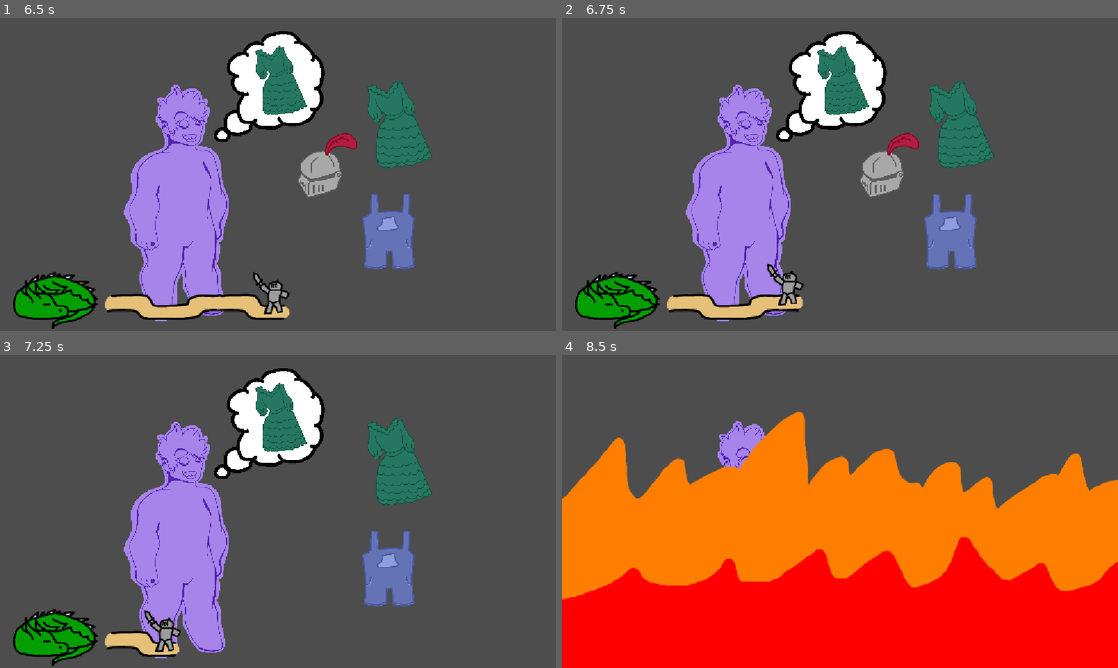
Above: before the commit, frames 1-4 (two rows, left to right).
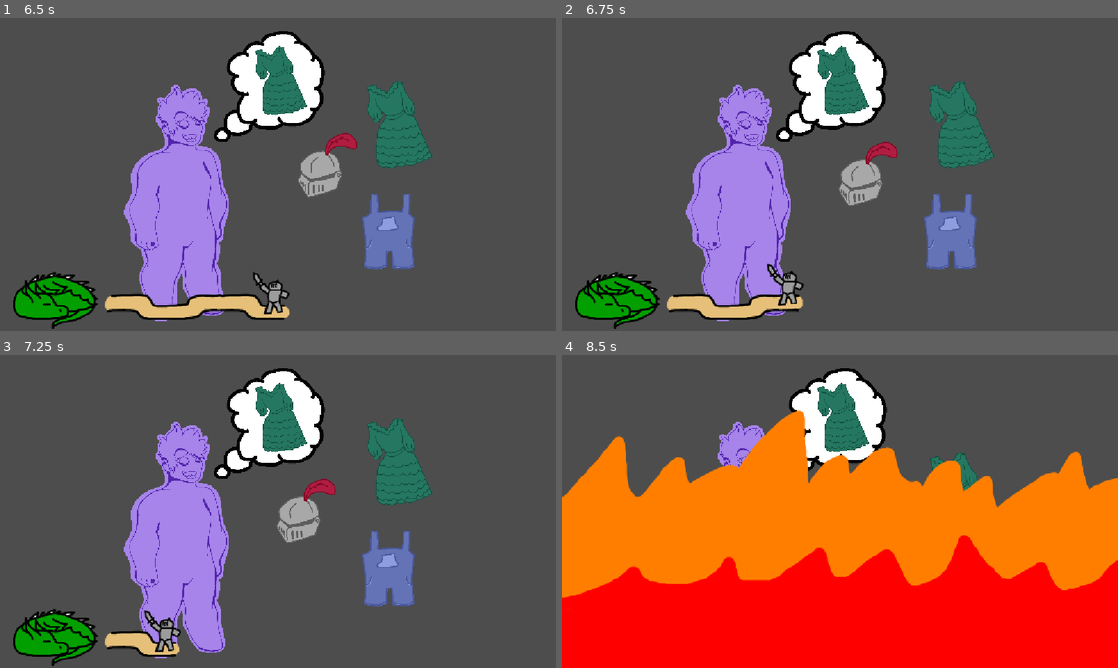
Above: after the commit, the same moments.

Repository: Sharpy796/acm-gamejam-2026
Game: Godot game, scene res://scenes/titlescreen.tscn
The game is run twice, just before and just after one commit, with the same random seed, the same clock (stepped at 60 frames per second) and the same inputs.
Inputs (mouse positions are in pixels of both pictures, inside the frame that each line leads up to):
- Up to frame 1 (6.5 s): click (355, 243) at 0.5 s; click (166, 177) at 1.25 s; tap Enter at 2, 5 s; move the mouse to (400, 158) at 2.02 s; click (400, 158) at 2.17 s; tap Space at 2.27, 2.75, 5.27, 5.75 s; drag from (166, 190) to (250, 237) at 2.77 s; move the mouse to (333, 105) at 3.52 s; click (333, 105) at 3.67 s; drag from (250, 237) to (111, 127) at 4.27 s; move the mouse to (444, 221) at 5.02 s; click (444, 221) at 5.17 s; drag from (111, 127) to (194, 96) at 5.77 s
- Up to frame 2 (6.75 s): tap Enter at 6.5 s; move the mouse to (867, 174) at 6.52 s; click (867, 174) at 6.67 s
- Up to frame 3 (7.25 s): no input
- Up to frame 4 (8.5 s): tap Space at 7.25, 8.27 s; drag from (756, 433) to (728, 527) at 7.27 s; move the mouse to (962, 495) at 8.02 s; click (962, 495) at 8.17 s

Frame 1 is identical in both runs. In frame 2, 1.3% of the frame differs, in the area x 49-65%, y 36-60%; in frame 3, 0.9%; in frame 4, 5.8%, in the area x 0-100%, y 4-79%.

Commit message:
feat: Made dressup minigame a click n drag

Diff:
--- a/scenes/minigames/dressUp/minigameDressUp.gd
+++ b/scenes/minigames/dressUp/minigameDressUp.gd
@@ -1,11 +1,15 @@
 extends AnimatedSprite2D
 
 signal minigame_completed
+signal found_0
+signal found_1
+signal found_2
 @onready var timer: Timer = get_node("Timer")
 @onready var clothing: AnimatedSprite2D = get_node("Clothing")
 @onready var thought: AnimatedSprite2D = get_node("Thought")
 var random = RandomNumberGenerator.new()
 var outfit = -1
+var succeeded = false
 
 # Called when the node enters the scene tree for the first time.
 func _ready() -> void:
@@ -24,6 +28,7 @@
 	Globals.transitionOutOfMinigame()
 
 func succeed():
+	succeeded = true
 	thought.hide()
 	clothing.show()
 	clothing.frame = outfit
@@ -58,3 +63,21 @@
 		succeed()
 	else:
 		angry()
+
+
+func _on_area_2d_0_area_shape_entered(area_rid: RID, area: Area2D, area_shape_index: int, local_shape_index: int) -> void:
+	if outfit == 0 and not succeeded and area.name == "Area2DMatt":
+		found_0.emit()
+		succeed()
+
+
+func _on_area_2d_1_area_shape_entered(area_rid: RID, area: Area2D, area_shape_index: int, local_shape_index: int) -> void:
+	if outfit == 1 and not succeeded and area.name == "Area2DMatt":
+		found_1.emit()
+		succeed()
+
+
+func _on_area_2d_2_area_shape_entered(area_rid: RID, area: Area2D, area_shape_index: int, local_shape_index: int) -> void:
+	if outfit == 2 and not succeeded and area.name == "Area2DMatt":
+		found_2.emit()
+		succeed()
--- a/scenes/minigames/dressUp/minigameDressUp.tscn
+++ b/scenes/minigames/dressUp/minigameDressUp.tscn
@@ -92,19 +92,22 @@
 position = Vector2(747.4379, -1013.39703)
 sprite_frames = SubResource("SpriteFrames_hjb8m")
 
+[node name="Area2DMatt" type="Area2D" parent="AnimatedSprite2D" unique_id=1645694604]
+
+[node name="CollisionPolygon2D" type="CollisionPolygon2D" parent="AnimatedSprite2D/Area2DMatt" unique_id=746040615]
+polygon = PackedVector2Array(-103.202515, -1053.5254, -262.3064, -911.6221, -275.20667, -670.8162, -197.80481, -528.9127, -460.1112, -339.70825, -563.3137, 116.102905, -485.91187, 387.0094, -421.41028, 464.41125, -417.11023, 731.0177, -339.70825, 1057.8256, -159.10388, 1100.8268, -30.100708, 1006.2245, -60.201416, 752.5182, 90.302246, 1014.8246, 348.30847, 1044.9254, 387.0094, 937.4227, 326.80798, 391.30957, 430.01062, 38.700928, 309.60754, -460.11108, 150.50366, -498.812, 249.40613, -847.1205, 90.302246, -1044.9253)
+
 [node name="Outfit0" type="Sprite2D" parent="." unique_id=1157564875]
 position = Vector2(827.82404, 220.78767)
 scale = Vector2(0.2942874, 0.2942874)
 texture = ExtResource("10_t86n1")
 script = ExtResource("5_068jf")
 
-[node name="ButtonOutfit0" type="Button" parent="Outfit0" unique_id=793473081]
-modulate = Color(1, 1, 1, 0)
-offset_left = -218.91943
-offset_top = -313.7839
-offset_right = 218.91943
-offset_bottom = 313.78384
-metadata/_edit_use_anchors_ = true
+[node name="Area2D0" type="Area2D" parent="Outfit0" unique_id=834585775]
+position = Vector2(-547, -287)
+
+[node name="CollisionPolygon2D" type="CollisionPolygon2D" parent="Outfit0/Area2D0" unique_id=1756100608]
+polygon = PackedVector2Array(316.53125, 22.6745, 374.29785, -1.1117554, 455.85083, 53.256836, 517.0156, -28.296082, 578.1802, -14.703918, 598.5686, 63.45099, 663.13135, 155.198, 652.937, 223.15881, 788.85864, 518.78815, 666.5293, 573.1568, 486.4331, 600.3411, 377.69604, 579.9528, 384.49194, 348.88623, 411.67627, 274.1294, 360.7058, 277.5274, 316.53125, 189.1784, 330.12354, 107.62549)
 
 [node name="Outfit1" type="Sprite2D" parent="." unique_id=568203326]
 position = Vector2(677.82416, 305.7877)
@@ -112,13 +115,11 @@
 texture = ExtResource("12_g36te")
 script = ExtResource("6_yh0pg")
 
-[node name="ButtonOutfit1" type="Button" parent="Outfit1" unique_id=1532678503]
-modulate = Color(1, 1, 1, 0)
-offset_left = -153.24329
-offset_top = -167.83783
-offset_right = 153.24329
-offset_bottom = 167.83783
-metadata/_edit_use_anchors_ = true
+[node name="Area2D1" type="Area2D" parent="Outfit1" unique_id=550116156]
+position = Vector2(-153.24329, -167.83783)
+
+[node name="CollisionPolygon2D" type="CollisionPolygon2D" parent="Outfit1/Area2D1" unique_id=443381639]
+polygon = PackedVector2Array(139.01831, 87.756775, 68.188354, 97.52643, 4.685669, 161.02911, 19.340088, 207.43494, -0.19909668, 241.62872, 53.533936, 334.44037, 207.40588, 290.477, 236.71484, 204.99255, 214.73315, 129.27777, 170.76965, 97.52643, 214.73315, 75.54474, 302.6599, 92.6416, 312.42957, 51.120605, 266.0238, -2.6124878, 187.86658, 9.599609, 143.9032, 60.89026)
 
 [node name="Outfit2" type="Sprite2D" parent="." unique_id=303766211]
 position = Vector2(805, 442)
@@ -126,26 +127,30 @@
 texture = ExtResource("14_e26u1")
 script = ExtResource("7_iltkt")
 
-[node name="ButtonOutfit2" type="Button" parent="Outfit2" unique_id=361312892]
-modulate = Color(1, 1, 1, 0)
-offset_left = -114.13365
-offset_top = -169.18901
-offset_right = 119.37953
-offset_bottom = 166.48677
-metadata/_edit_use_anchors_ = true
+[node name="Area2D2" type="Area2D" parent="Outfit2" unique_id=2025013115]
+
+[node name="CollisionPolygon2D" type="CollisionPolygon2D" parent="Outfit2/Area2D2" unique_id=1659116289]
+polygon = PackedVector2Array(-78.45813, -167.51874, -82.69922, -82.6991, -118.74756, -63.614685, -108.14502, 48.7713, -110.2655, 163.27771, -55.132813, 171.75977, -6.3615723, 159.03674, -2.1204834, 93.301636, 10.602417, 91.18103, 14.843384, 165.3982, 72.09668, 169.63928, 118.74744, 159.03674, 106.024414, 46.650818, 120.86792, -63.614685, 95.422, -82.6991, 99.662964, -167.51874, 63.614624, -167.51874, 57.253174, -91.18109, -40.289307, -91.18109, -42.409912, -167.51874)
 
 [node name="timer" parent="." unique_id=1188562089 instance=ExtResource("1_sefyb")]
 position = Vector2(579, 577)
 
 [node name="gameover" parent="." unique_id=1827543178 instance=ExtResource("19_jeu1h")]
-position = Vector2(576, 327)
+visible = false
+position = Vector2(576, 324)
 
+[connection signal="found_0" from="AnimatedSprite2D" to="Outfit0" method="_on_animated_sprite_2d_found_0"]
+[connection signal="found_1" from="AnimatedSprite2D" to="Outfit1" method="_on_animated_sprite_2d_found_1"]
+[connection signal="found_2" from="AnimatedSprite2D" to="Outfit2" method="_on_animated_sprite_2d_found_2"]
 [connection signal="minigame_completed" from="AnimatedSprite2D" to="timer" method="_on_animated_sprite_2d_minigame_completed"]
 [connection signal="timeout" from="AnimatedSprite2D/Timer" to="AnimatedSprite2D" method="_on_timer_timeout"]
-[connection signal="pressed" from="Outfit0/ButtonOutfit0" to="AnimatedSprite2D" method="_on_button_outfit_0_pressed"]
-[connection signal="pressed" from="Outfit0/ButtonOutfit0" to="Outfit0" method="_on_button_outfit_0_pressed"]
-[connection signal="pressed" from="Outfit1/ButtonOutfit1" to="AnimatedSprite2D" method="_on_button_outfit_1_pressed"]
-[connection signal="pressed" from="Outfit1/ButtonOutfit1" to="Outfit1" method="_on_button_outfit_1_pressed"]
-[connection signal="pressed" from="Outfit2/ButtonOutfit2" to="AnimatedSprite2D" method="_on_button_outfit_2_pressed"]
-[connection signal="pressed" from="Outfit2/ButtonOutfit2" to="Outfit2" method="_on_button_outfit_2_pressed"]
+[connection signal="area_shape_entered" from="Outfit0/Area2D0" to="AnimatedSprite2D" method="_on_area_2d_0_area_shape_entered"]
+[connection signal="mouse_entered" from="Outfit0/Area2D0" to="Outfit0" method="_on_area_2d_mouse_entered"]
+[connection signal="mouse_exited" from="Outfit0/Area2D0" to="Outfit0" method="_on_area_2d_mouse_exited"]
+[connection signal="area_shape_entered" from="Outfit1/Area2D1" to="AnimatedSprite2D" method="_on_area_2d_1_area_shape_entered"]
+[connection signal="mouse_entered" from="Outfit1/Area2D1" to="Outfit1" method="_on_area_2d_mouse_entered"]
+[connection signal="mouse_exited" from="Outfit1/Area2D1" to="Outfit1" method="_on_area_2d_mouse_exited"]
+[connection signal="area_shape_entered" from="Outfit2/Area2D2" to="AnimatedSprite2D" method="_on_area_2d_2_area_shape_entered"]
+[connection signal="mouse_entered" from="Outfit2/Area2D2" to="Outfit2" method="_on_area_2d_mouse_entered"]
+[connection signal="mouse_exited" from="Outfit2/Area2D2" to="Outfit2" method="_on_area_2d_mouse_exited"]
 [connection signal="game_over" from="timer" to="gameover" method="_on_timer_game_over"]
--- a/scenes/minigames/dressUp/outfit_0.gd
+++ b/scenes/minigames/dressUp/outfit_0.gd
@@ -1,15 +1,32 @@
 extends Sprite2D
+const SPEED:int = 50
 
+var hovering = false
+var clicking = false
+var dragging = false
+
+func _on_area_2d_mouse_entered():
+	hovering = not clicking
+func _on_area_2d_mouse_exited():
+	hovering = false
 
 # Called when the node enters the scene tree for the first time.
 func _ready() -> void:
 	pass # Replace with function body.
 
-
-# Called every frame. 'delta' is the elapsed time since the previous frame.
-func _process(delta: float) -> void:
-	pass
+func _input(event):
+	if event is InputEventMouseButton:
+		clicking = event.pressed
+	if event is InputEventMouseMotion and clicking and hovering:
+		dragging = true
 
 
-func _on_button_outfit_0_pressed() -> void:
+func _process(delta):
+	if dragging or (hovering and Input.is_mouse_button_pressed(MOUSE_BUTTON_LEFT)):
+		global_position = get_global_mouse_position()
+		dragging = Input.is_mouse_button_pressed(MOUSE_BUTTON_LEFT)
+		hovering = Input.is_mouse_button_pressed(MOUSE_BUTTON_LEFT)
+
+
+func _on_animated_sprite_2d_found_0() -> void:
 	hide()
--- a/scenes/minigames/dressUp/outfit_1.gd
+++ b/scenes/minigames/dressUp/outfit_1.gd
@@ -1,15 +1,32 @@
 extends Sprite2D
+const SPEED:int = 50
 
+var hovering = false
+var clicking = false
+var dragging = false
+
+func _on_area_2d_mouse_entered():
+	hovering = not clicking
+func _on_area_2d_mouse_exited():
+	hovering = false
 
 # Called when the node enters the scene tree for the first time.
 func _ready() -> void:
 	pass # Replace with function body.
 
-
-# Called every frame. 'delta' is the elapsed time since the previous frame.
-func _process(delta: float) -> void:
-	pass
+func _input(event):
+	if event is InputEventMouseButton:
+		clicking = event.pressed
+	if event is InputEventMouseMotion and clicking and hovering:
+		dragging = true
 
 
-func _on_button_outfit_1_pressed() -> void:
+func _process(delta):
+	if dragging or (hovering and Input.is_mouse_button_pressed(MOUSE_BUTTON_LEFT)):
+		global_position = get_global_mouse_position()
+		dragging = Input.is_mouse_button_pressed(MOUSE_BUTTON_LEFT)
+		hovering = Input.is_mouse_button_pressed(MOUSE_BUTTON_LEFT)
+
+
+func _on_animated_sprite_2d_found_1() -> void:
 	hide()
--- a/scenes/minigames/dressUp/outfit_2.gd
+++ b/scenes/minigames/dressUp/outfit_2.gd
@@ -1,15 +1,32 @@
 extends Sprite2D
+const SPEED:int = 50
 
+var hovering = false
+var clicking = false
+var dragging = false
+
+func _on_area_2d_mouse_entered():
+	hovering = not clicking
+func _on_area_2d_mouse_exited():
+	hovering = false
 
 # Called when the node enters the scene tree for the first time.
 func _ready() -> void:
 	pass # Replace with function body.
 
-
-# Called every frame. 'delta' is the elapsed time since the previous frame.
-func _process(delta: float) -> void:
-	pass
+func _input(event):
+	if event is InputEventMouseButton:
+		clicking = event.pressed
+	if event is InputEventMouseMotion and clicking and hovering:
+		dragging = true
 
 
-func _on_button_outfit_2_pressed() -> void:
+func _process(delta):
+	if dragging or (hovering and Input.is_mouse_button_pressed(MOUSE_BUTTON_LEFT)):
+		global_position = get_global_mouse_position()
+		dragging = Input.is_mouse_button_pressed(MOUSE_BUTTON_LEFT)
+		hovering = Input.is_mouse_button_pressed(MOUSE_BUTTON_LEFT)
+
+
+func _on_animated_sprite_2d_found_2() -> void:
 	hide()
Not shown, added: scenes/minigames/dressUp/minigameDressUp.tscn2506046625.tmp
